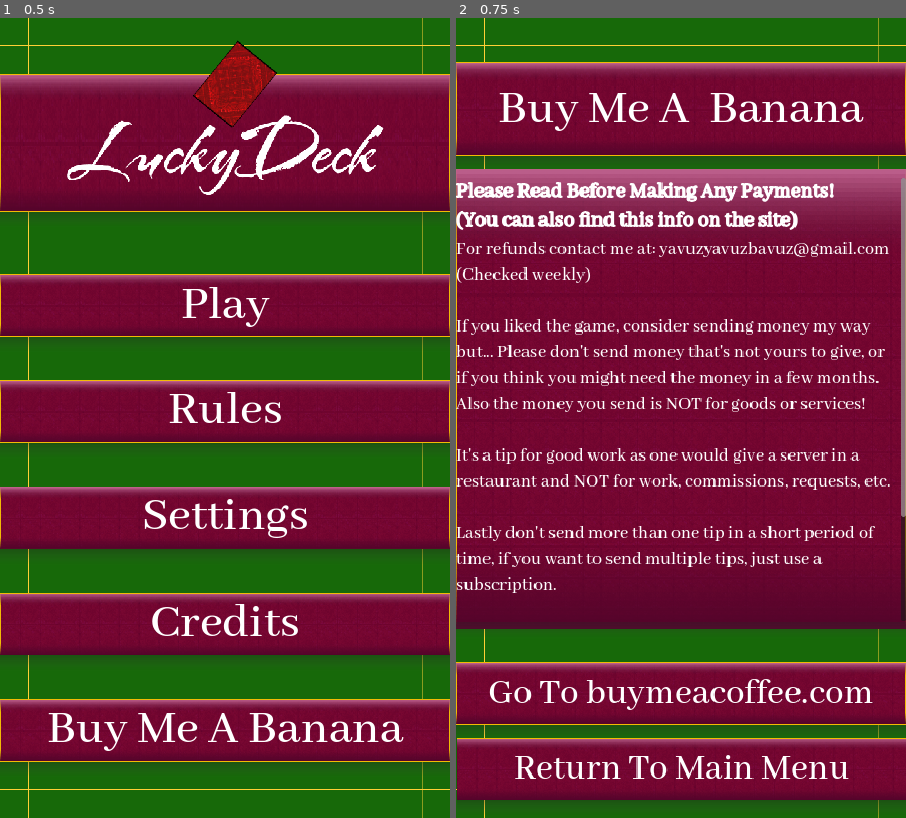
Above: before the commit, frames 1-2 (left to right).
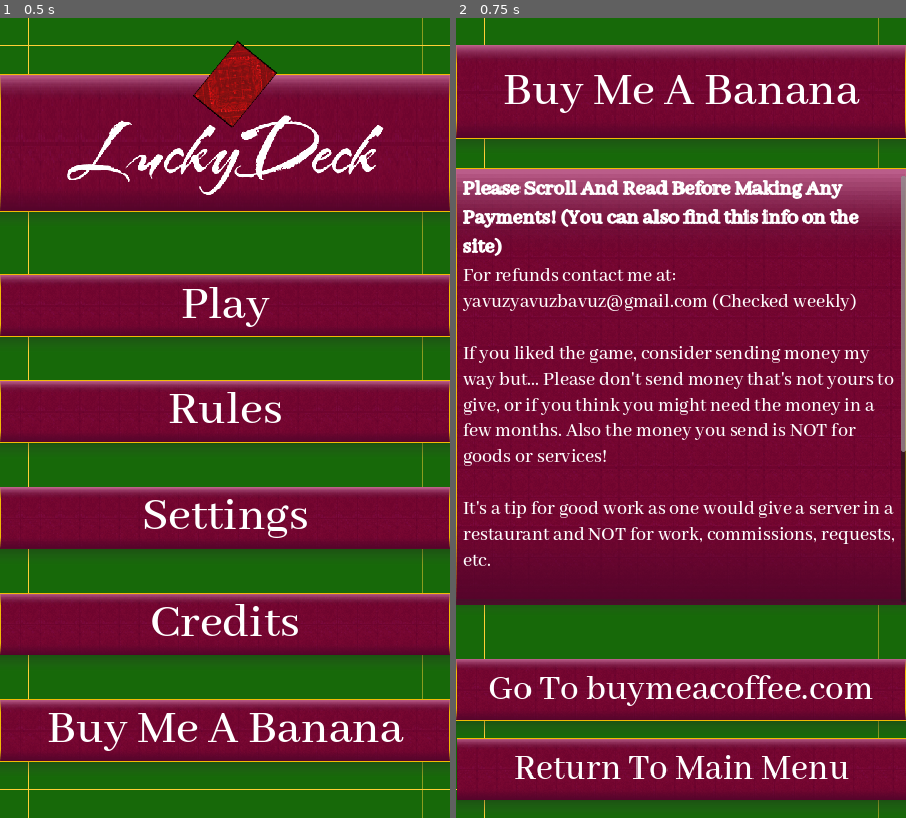
Above: after the commit, the same moments.

Repository: Yavuz7/LuckyDeck
Game: Godot game, scene res://Scripts/main_menu.tscn
Same seed, same stepped clock (60 frames per second), same inputs: the game is played once before the commit and once after it.
Inputs:
- Up to frame 1 (0.5 s): no input
- Up to frame 2 (0.75 s): click "Buy Me A Banana" at 0.5 s

Frame 1 is identical in both runs. In frame 2, 25% of the frame differs, in the area x 0-100%, y 3-89%.

Commit message:
Fixed buymeacoffee page, and fixed scaling of buttons

Diff:
--- a/Menus/buyMeABanana.tscn
+++ b/Menus/buyMeABanana.tscn
@@ -11,7 +11,7 @@
 outline_size = 5
 
 [sub_resource type="LabelSettings" id="LabelSettings_ttxef"]
-font_size = 30
+font_size = 32
 
 [node name="CreditsMenu" type="Panel"]
 anchors_preset = 15
@@ -42,22 +42,23 @@
 [node name="mainLayoutCredits" type="VBoxContainer" parent="."]
 layout_mode = 1
 anchors_preset = -1
-anchor_top = -0.00390625
+anchor_top = 0.034
 anchor_right = 1.0
-anchor_bottom = 1.00469
-offset_top = 76.0
+anchor_bottom = 0.885938
+offset_top = -0.520004
 grow_horizontal = 2
 grow_vertical = 2
-theme_override_constants/separation = 80
+theme_override_constants/separation = 50
 metadata/_edit_use_anchors_ = true
 
 [node name="Heading Seperator" type="VBoxContainer" parent="mainLayoutCredits"]
 layout_mode = 2
-theme_override_constants/separation = 35
+theme_override_constants/separation = 50
 
 [node name="RulesHeading" parent="mainLayoutCredits/Heading Seperator" instance=ExtResource("3_hfrhq")]
 custom_minimum_size = Vector2(0, 150)
 layout_mode = 2
+size_flags_vertical = 0
 
 [node name="Label2" type="Label" parent="mainLayoutCredits/Heading Seperator/RulesHeading"]
 layout_mode = 1
@@ -74,28 +75,28 @@
 grow_vertical = 2
 theme = ExtResource("5_u7112")
 theme_override_font_sizes/font_size = 80
-text = "Buy Me A  Banana"
+text = "Buy Me A Banana"
 
 [node name="CreditsInfoBox" type="VBoxContainer" parent="mainLayoutCredits"]
 layout_mode = 2
 theme_override_constants/separation = 40
 
 [node name="Credits Toggle" parent="mainLayoutCredits/CreditsInfoBox" instance=ExtResource("3_hfrhq")]
-custom_minimum_size = Vector2(0, 650)
+custom_minimum_size = Vector2(0, 670)
 layout_mode = 2
-size_flags_vertical = 0
+size_flags_vertical = 3
 
 [node name="Texturedtexture" parent="mainLayoutCredits/CreditsInfoBox/Credits Toggle" index="0"]
 anchors_preset = -1
-anchor_top = -0.09
-anchor_bottom = 1.04
+anchor_top = -0.00404858
+anchor_bottom = 1.04049
 texture = ExtResource("6_fgood")
 metadata/_edit_use_anchors_ = true
 
 [node name="TextureRect" parent="mainLayoutCredits/CreditsInfoBox/Credits Toggle" index="1"]
 anchors_preset = -1
-anchor_top = -0.0866667
-anchor_bottom = 1.035
+anchor_top = 0.00269906
+anchor_bottom = 1.03509
 offset_top = -3.0
 offset_bottom = 3.0
 metadata/_edit_use_anchors_ = true
@@ -110,9 +111,10 @@
 [node name="ScrollContainer" type="ScrollContainer" parent="mainLayoutCredits/CreditsInfoBox/Credits Toggle"]
 layout_mode = 1
 anchors_preset = -1
-anchor_top = -0.07
+anchor_left = 0.0152778
+anchor_top = 0.0128571
 anchor_right = 1.0
-anchor_bottom = 1.02167
+anchor_bottom = 1.03286
 grow_horizontal = 2
 grow_vertical = 2
 horizontal_scroll_mode = 0
@@ -125,8 +127,7 @@
 
 [node name="Title Label" type="Label" parent="mainLayoutCredits/CreditsInfoBox/Credits Toggle/ScrollContainer/VBoxContainer"]
 layout_mode = 2
-text = "Please Read Before Making Any Payments!
-(You can also find this info on the site)"
+text = "Please Scroll And Read Before Making Any Payments! (You can also find this info on the site)"
 label_settings = SubResource("LabelSettings_ueyg1")
 autowrap_mode = 2
 
@@ -143,12 +144,6 @@
 If You Happen To Be In A Position where you can get me a job (Coding/Game Dev/User Exp) somewhere, or something similar, email me your company at yavuzyavuzbavuz@gmail.com, and I'll find your website and apply."
 label_settings = SubResource("LabelSettings_ttxef")
 autowrap_mode = 2
-
-[node name="webButton" parent="mainLayoutCredits" instance=ExtResource("3_hfrhq")]
-layout_mode = 2
-
-[node name="Label" parent="mainLayoutCredits/webButton" index="3"]
-text = "Go To buymeacoffee.com"
 
 [node name="Return" parent="." instance=ExtResource("3_hfrhq")]
 layout_mode = 1
@@ -179,8 +174,20 @@
 theme_override_font_sizes/font_size = 60
 text = "Return To Main Menu"
 
-[connection signal="pressed" from="mainLayoutCredits/webButton" to="." method="_on_web_button_pressed"]
+[node name="webButton" parent="." instance=ExtResource("3_hfrhq")]
+layout_mode = 1
+anchors_preset = -1
+anchor_top = 0.801
+anchor_bottom = 0.879
+offset_top = -0.280029
+offset_bottom = -0.120117
+metadata/_edit_use_anchors_ = true
+
+[node name="Label" parent="webButton" index="3"]
+text = "Go To buymeacoffee.com"
+
 [connection signal="pressed" from="Return" to="." method="_on_return_pressed"]
+[connection signal="pressed" from="webButton" to="." method="_on_web_button_pressed"]
 
 [editable path="mainLayoutCredits/CreditsInfoBox/Credits Toggle"]
-[editable path="mainLayoutCredits/webButton"]
+[editable path="webButton"]
--- a/Menus/player_card_back_selection.gd
+++ b/Menus/player_card_back_selection.gd
@@ -6,7 +6,7 @@
 @onready var cardSelectTemplate = load("res://Menus/card_back_button_template.tscn")
 @onready var matchesTotalDisplay = $mainLayout/SelectionBox/TitleHeading/textBoxes/VBoxContainer/TotalMatchesText
 var cardLocked = preload("res://assets/Images/cardBacks/cb050.png")
-var numberOfCardsExpected = 52
+var numberOfCardsExpected = 53
 var matchesTotal = SaveManager.loadedData["matchTotal"]
 var matchesLeft = 30 + matchesTotal
 var arrayOfLoadedBacks = SaveManager.loadedData["cardBacks"]
Binary file added: assets/Images/cardBacks/cb052.png
Not shown, added: assets/Images/cardBacks/cb052.png.import
